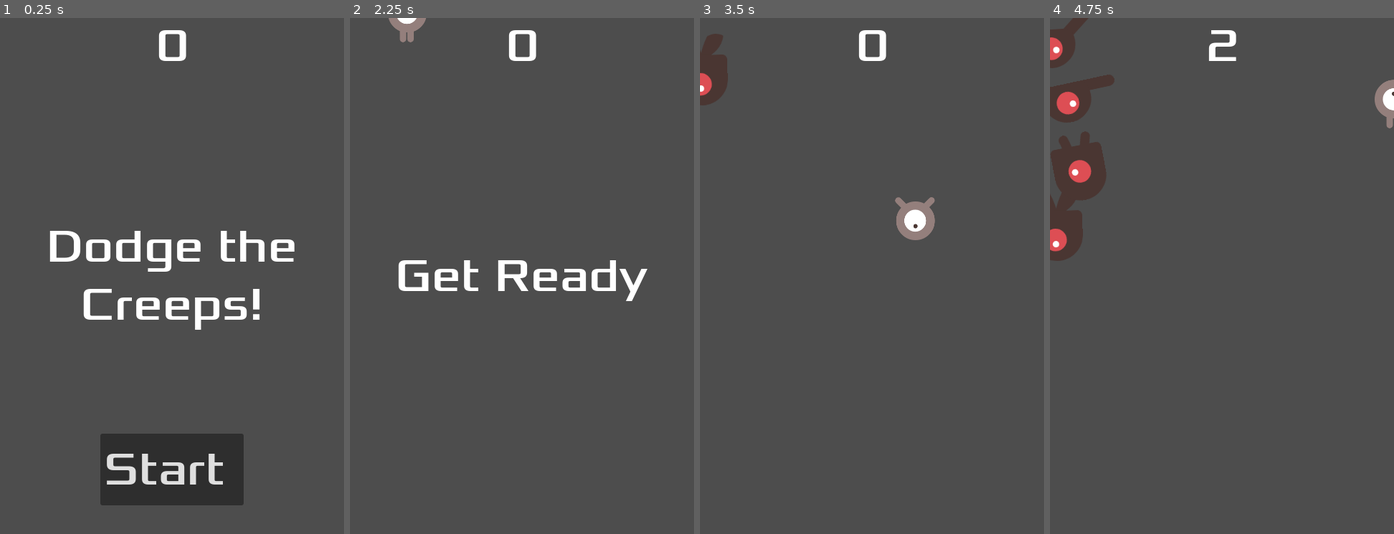
Above: before the commit, frames 1-4 (left to right).
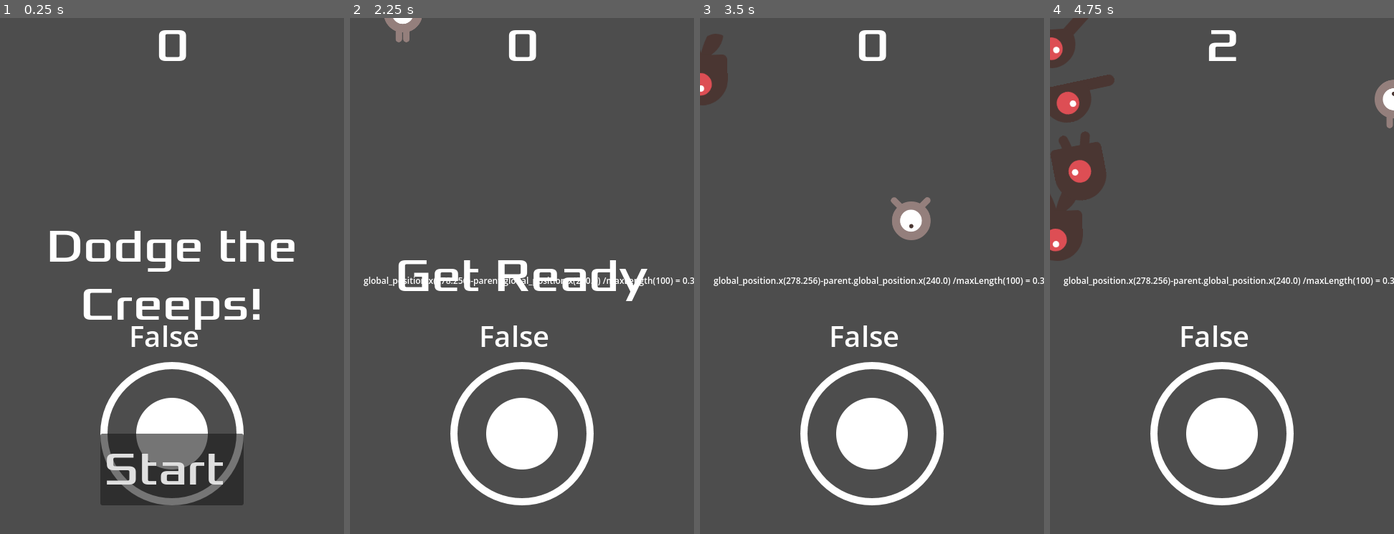
Above: after the commit, the same moments.

Repository: undeadskeleton/dodge-the-creep
Game: Godot game, scene res://Scene/stage.tscn
Two runs of this game, one before a commit and one after it. Both use one fixed random seed, a clock stepped at 60 frames per second and the inputs below.
Inputs (mouse positions are in pixels of both pictures, inside the frame that each line leads up to):
- Up to frame 1 (0.25 s): no input
- Up to frame 2 (2.25 s): click "Start" at 0.5 s; click (522, 435) at 1.27 s; tap Enter at 2 s; move the mouse to (597, 250) at 2.02 s; hold Right (move_right) from 2.03 s (still down)
- Up to frame 3 (3.5 s): move the mouse to (803, 301) at 2.77 s; release Right (move_right) at 2.78 s; hold Down (move_down) from 2.78 s (still down)
- Up to frame 4 (4.75 s): move the mouse to (1256, 162) at 3.52 s; release Down (move_down) at 3.53 s; hold Right (move_right) 3.53-4.28 s; move the mouse to (1204, 379) at 4.27 s; hold Up (move_up) from 4.28 s (still down)

The runs differ from the first frame. In frame 1, 4.3% of the frame differs, in the area x 29-71%, y 59-95%; in frame 2, 5.1%; in frame 3, 5.5%, in the area x 3-100%, y 34-95%; in frame 4, 5.1%.

Commit message:
added joystick for touchscreen but still cant hide it when not on touchscreen

Diff:
--- a/Scene/stage.tscn
+++ b/Scene/stage.tscn
@@ -4,6 +4,7 @@
 [ext_resource type="PackedScene" uid="uid://cdua2clyoobbs" path="res://Scene/player.tscn" id="2_g8kqj"]
 [ext_resource type="PackedScene" uid="uid://rb5sc5slmf5h" path="res://Scene/mob.tscn" id="2_olu4q"]
 [ext_resource type="PackedScene" uid="uid://ter7sam0626k" path="res://Scene/hud.tscn" id="4_olu4q"]
+[ext_resource type="PackedScene" uid="uid://u7cr8ijjyxb" path="res://Scene/joystick.tscn" id="4_trq58"]
 
 [sub_resource type="Curve2D" id="Curve2D_olu4q"]
 _data = {
@@ -15,8 +16,12 @@
 script = ExtResource("1_hv6bi")
 mob_scene = ExtResource("2_olu4q")
 
-[node name="Player" parent="." unique_id=1574050245 instance=ExtResource("2_g8kqj")]
-visible = false
+[node name="Player" parent="." unique_id=1574050245 node_paths=PackedStringArray("virtual_joystick_input") instance=ExtResource("2_g8kqj")]
+position = Vector2(240, 580)
+virtual_joystick_input = NodePath("../Joystick")
+
+[node name="Joystick" parent="." unique_id=589687571 instance=ExtResource("4_trq58")]
+position = Vector2(240, 580)
 
 [node name="MobTimer" type="Timer" parent="." unique_id=1612540967]
 unique_name_in_owner = true
--- a/Script/player.gd
+++ b/Script/player.gd
@@ -2,6 +2,7 @@
 
 signal hit
 
+@export var virtual_joystick_input : VirJoystick
 @export var speed : int  = 400
 var screen_size : Vector2
 
@@ -13,13 +14,13 @@
 # Called every frame. 'delta' is the elapsed time since the previous frame.
 func _process(delta: float) -> void:
 	var velocity = Vector2.ZERO
-	if Input.is_action_pressed("move_right"):
+	if Input.is_action_pressed("move_right") or (virtual_joystick_input.posVector.x > 0):
 		velocity.x += 1
-	if Input.is_action_pressed("move_left"):
+	if Input.is_action_pressed("move_left") or (virtual_joystick_input.posVector.x < 0):
 		velocity.x -= 1
-	if Input.is_action_pressed("move_down"):
+	if Input.is_action_pressed("move_down") or (virtual_joystick_input.posVector.y > 0):
 		velocity.y +=1
-	if Input.is_action_pressed("move_up"):
+	if Input.is_action_pressed("move_up") or (virtual_joystick_input.posVector.y < 0):
 		velocity.y -= 1
 
 	if velocity.length() > 0:
